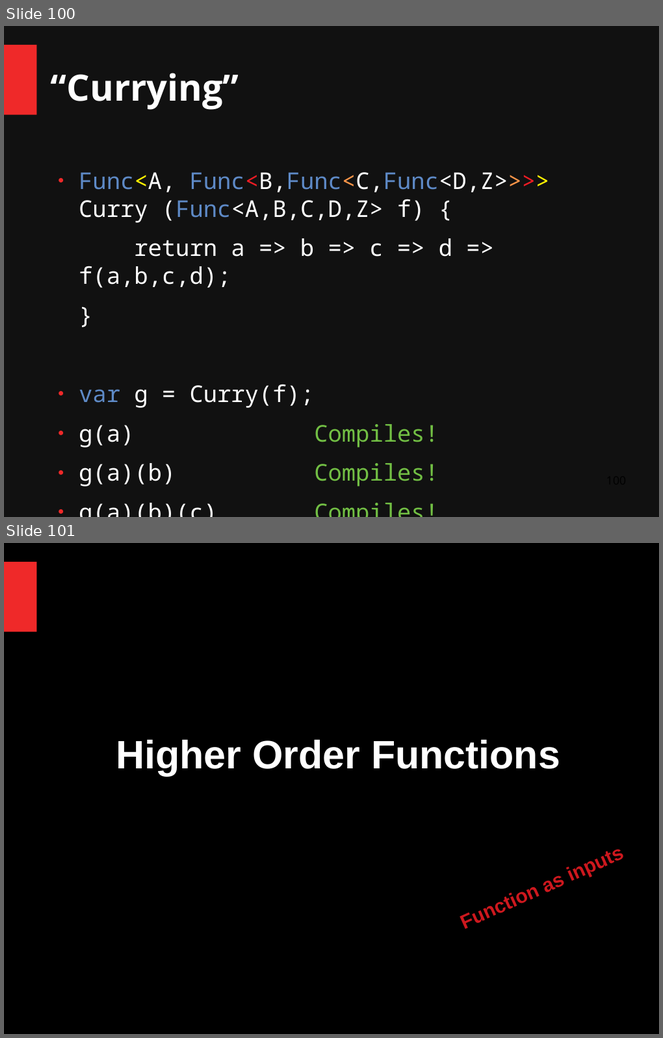
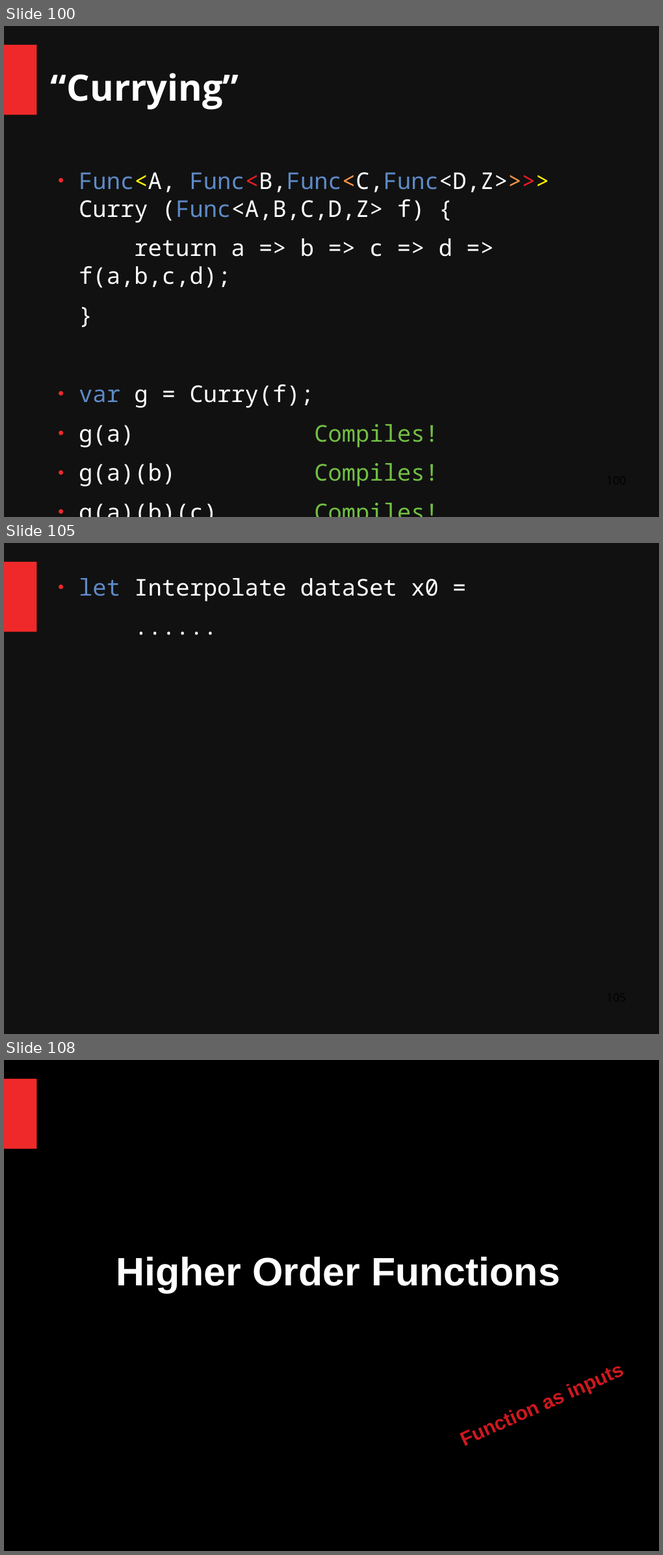
Before and after one commit to ChangHaiBin/FSharpPowerPoint, a slide deck: FSharp Talk Dark3.odp. Shown one above the other, each under a label of ours: slides 100 and 101 before the commit, slides 100, 105 and 108 after it; the slides between them are not shown. The pictures are 663x1038 and 663x1555 pixels, drawn with LibreOffice and Linux fonts; fonts in the diff are those of the drawing. Boxes give left, top, right and bottom in pixels: in the first picture for what was removed or moved away, otherwise in the second. Text is boxed around its words. In the diff, an @@ line names an element or a change of style, - is before the commit and + after.

```diff
--- a/FSharp Talk Dark3.odp
+++ b/FSharp Talk Dark3.odp
@@ slide 105 added at (x1=4, y1=543, x2=659, y2=1034), background #111111; not listed: 1 template element that a slide beside it also shows @@
@@ text added at (x1=79, y1=578, x2=439, y2=601), 28 pt, text #FFFFFF @@
+● let Interpolate dataSet x0 =
+......
@@ what was slide 101 is now slide 108 @@
```
Also in this commit, not shown: 6 other slides added, 5 other files.
